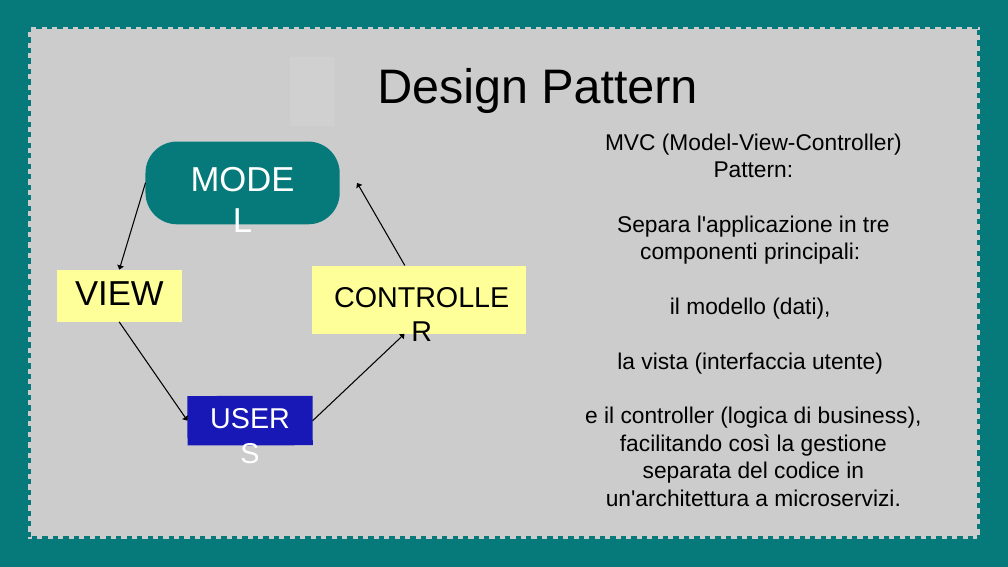
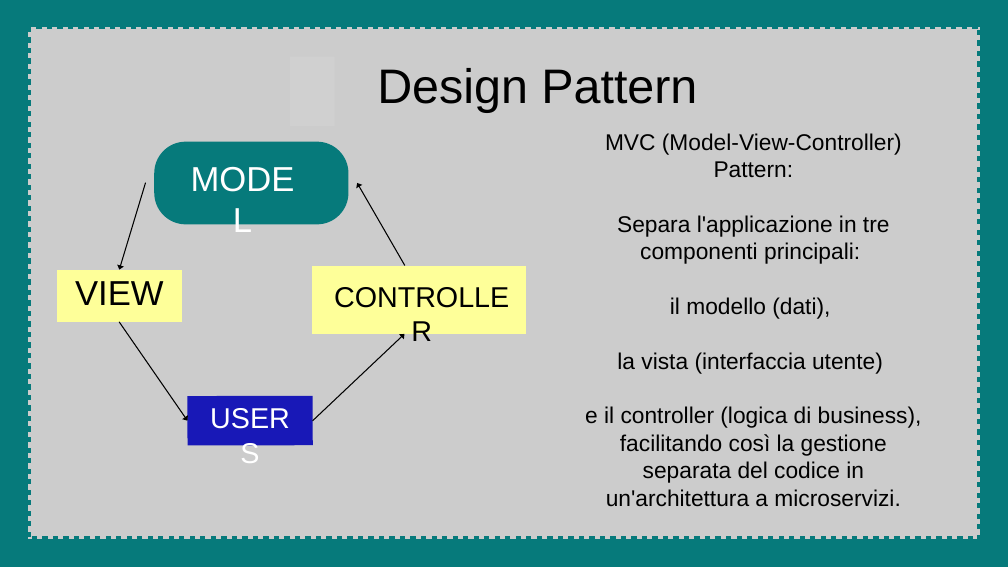
Before and after one commit to ColoErMejo/Fatturify_IngSoftware23-24, a slide deck: slide 9 of Documentazione/Progetto ingegneria del software.pptx. Drawn at 1008x567 pixels with LibreOffice and Linux fonts; fonts in the diff are those of the drawing; grey boxes stand for pictures. Boxes give left, top, right and bottom in pixels: in the first picture for what was removed or moved away, otherwise in the second. Text is boxed around its words. In the diff, an @@ line names an element or a change of style, - is before the commit and + after.

```diff
--- a/Documentazione/Progetto ingegneria del software.pptx
+++ b/Documentazione/Progetto ingegneria del software.pptx
@@ freeform shape: place and size @@
-freeform shape at [146, 142, 340, 224]
+freeform shape at [154, 142, 348, 224]
```
Also in this commit, not shown: 2 other slides changed, 5 other files.
